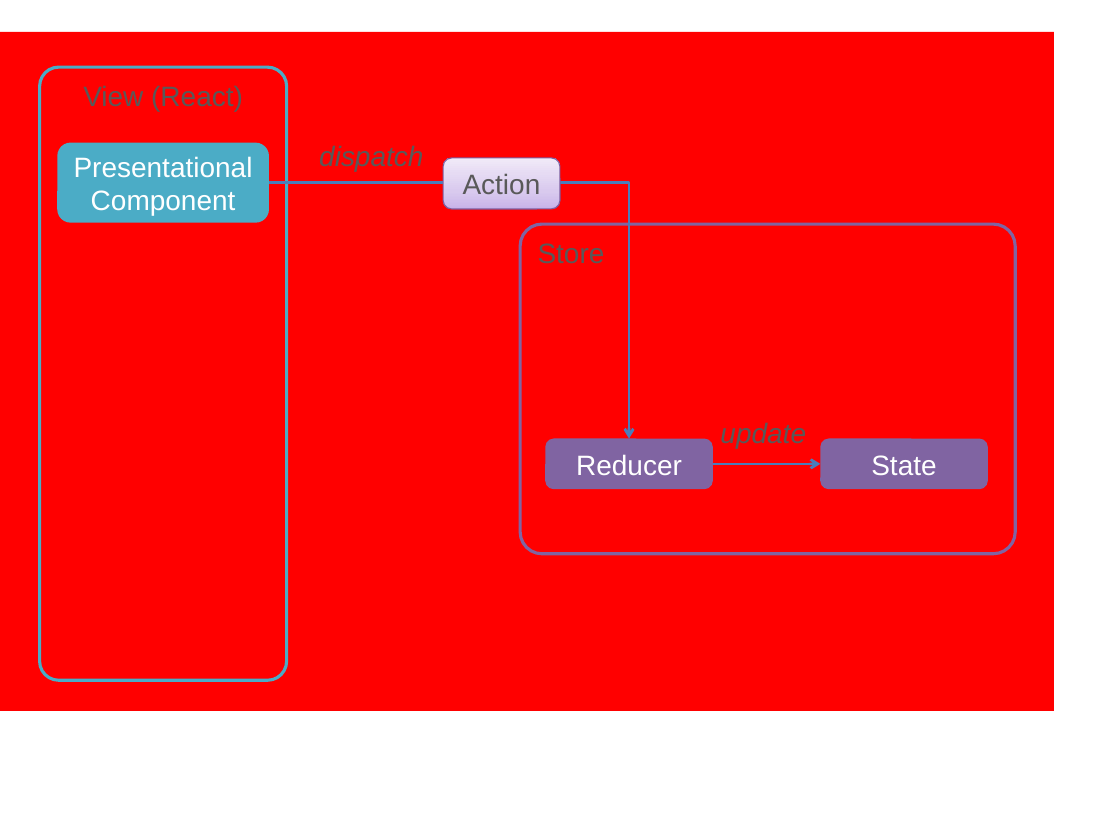
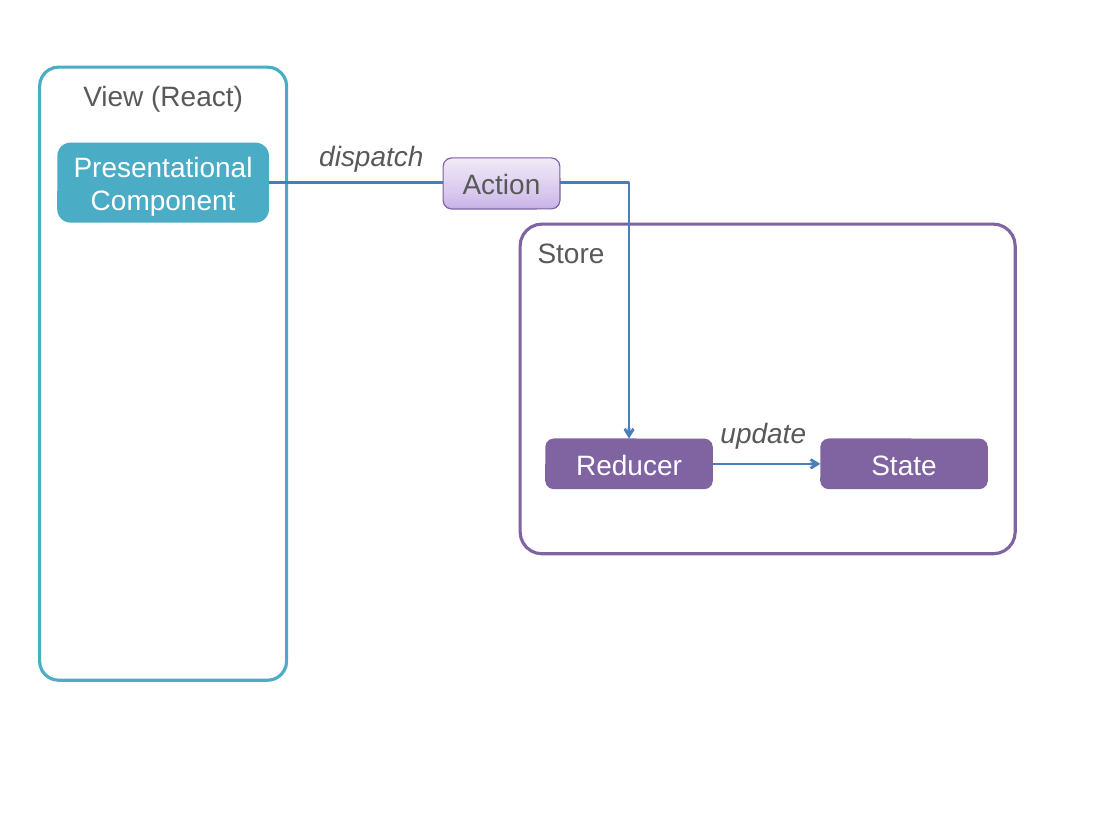
Before and after one commit to kaitoy/blog, a slide deck: slide 1 of docs/images/re-ducks/プレゼンテーション1.pptx. Drawn at 1120x840 pixels with LibreOffice and Linux fonts; fonts in the diff are those of the drawing. Boxes give left, top, right and bottom in pixels: in the first picture for what was removed or moved away, otherwise in the second. Text is boxed around its words. In the diff, an @@ line names an element or a change of style, - is before the commit and + after.

```diff
--- a/docs/images/re-ducks/プレゼンテーション1.pptx
+++ b/docs/images/re-ducks/プレゼンテーション1.pptx
@@ rectangle removed at (0,32,1054,711) @@
```
Also in this commit, not shown: 2 other slides changed, 51 other files.
